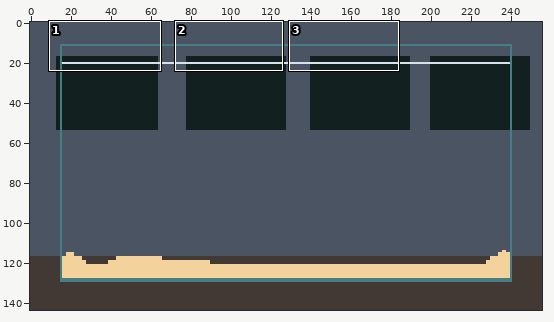
File history of a pixel-art file, assets/art/aquarium.aseprite. Above, an overview of the earlier version with the close-up marked.
Close-up. Before:
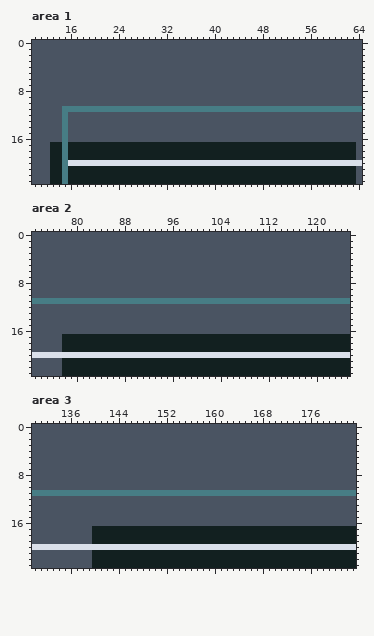
256x144 pixels, 1 frame. Shown: area 1: x 10..64, y 0..23; area 2: x 73..125, y 0..23; area 3: x 130..183, y 0..23. The commit also changed other parts of the picture, which this record leaves out.
After:
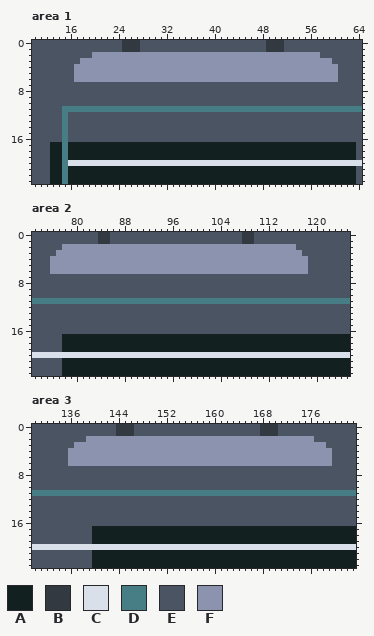
Palette (. is transparent): A #122020  B #333941  C #dae0ea  D #477d85  E #4a5462  F #8b93af
From the commit log: Added ceiling lights
Change:
layer "Lights" added
--- area 1, layer "Lights"
@@ x 10..64 @@
- 0 EEEEEEEEEEEEEEEEEEEEEEEEEEEEEEEEEEEEEEEEEEEEEEEEEEEEEEE
- 1 EEEEEEEEEEEEEEEEEEEEEEEEEEEEEEEEEEEEEEEEEEEEEEEEEEEEEEE
- 2 EEEEEEEEEEEEEEEEEEEEEEEEEEEEEEEEEEEEEEEEEEEEEEEEEEEEEEE
- 3 EEEEEEEEEEEEEEEEEEEEEEEEEEEEEEEEEEEEEEEEEEEEEEEEEEEEEEE
- 4 EEEEEEEEEEEEEEEEEEEEEEEEEEEEEEEEEEEEEEEEEEEEEEEEEEEEEEE
- 5 EEEEEEEEEEEEEEEEEEEEEEEEEEEEEEEEEEEEEEEEEEEEEEEEEEEEEEE
- 6 EEEEEEEEEEEEEEEEEEEEEEEEEEEEEEEEEEEEEEEEEEEEEEEEEEEEEEE
+ 0 EEEEEEEEEEEEEEEBBBEEEEEEEEEEEEEEEEEEEEEBBBEEEEEEEEEEEEE
+ 1 EEEEEEEEEEEEEEEBBBEEEEEEEEEEEEEEEEEEEEEBBBEEEEEEEEEEEEE
+ 2 EEEEEEEEEEFFFFFFFFFFFFFFFFFFFFFFFFFFFFFFFFFFFFFFEEEEEEE
+ 3 EEEEEEEEFFFFFFFFFFFFFFFFFFFFFFFFFFFFFFFFFFFFFFFFFFEEEEE
+ 4 EEEEEEEFFFFFFFFFFFFFFFFFFFFFFFFFFFFFFFFFFFFFFFFFFFFEEEE
+ 5 EEEEEEEFFFFFFFFFFFFFFFFFFFFFFFFFFFFFFFFFFFFFFFFFFFFEEEE
+ 6 EEEEEEEFFFFFFFFFFFFFFFFFFFFFFFFFFFFFFFFFFFFFFFFFFFFEEEE
  7 EEEEEEEEEEEEEEEEEEEEEEEEEEEEEEEEEEEEEEEEEEEEEEEEEEEEEEE
--- area 2, layer "Lights"
@@ x 73..125 @@
- 0 EEEEEEEEEEEEEEEEEEEEEEEEEEEEEEEEEEEEEEEEEEEEEEEEEEEEE
- 1 EEEEEEEEEEEEEEEEEEEEEEEEEEEEEEEEEEEEEEEEEEEEEEEEEEEEE
- 2 EEEEEEEEEEEEEEEEEEEEEEEEEEEEEEEEEEEEEEEEEEEEEEEEEEEEE
- 3 EEEEEEEEEEEEEEEEEEEEEEEEEEEEEEEEEEEEEEEEEEEEEEEEEEEEE
- 4 EEEEEEEEEEEEEEEEEEEEEEEEEEEEEEEEEEEEEEEEEEEEEEEEEEEEE
- 5 EEEEEEEEEEEEEEEEEEEEEEEEEEEEEEEEEEEEEEEEEEEEEEEEEEEEE
- 6 EEEEEEEEEEEEEEEEEEEEEEEEEEEEEEEEEEEEEEEEEEEEEEEEEEEEE
+ 0 EEEEEEEEEEEBBEEEEEEEEEEEEEEEEEEEEEEBBEEEEEEEEEEEEEEEE
+ 1 EEEEEEEEEEEBBEEEEEEEEEEEEEEEEEEEEEEBBEEEEEEEEEEEEEEEE
+ 2 EEEEEFFFFFFFFFFFFFFFFFFFFFFFFFFFFFFFFFFFFFFFEEEEEEEEE
+ 3 EEEEFFFFFFFFFFFFFFFFFFFFFFFFFFFFFFFFFFFFFFFFFEEEEEEEE
+ 4 EEEFFFFFFFFFFFFFFFFFFFFFFFFFFFFFFFFFFFFFFFFFFFEEEEEEE
+ 5 EEEFFFFFFFFFFFFFFFFFFFFFFFFFFFFFFFFFFFFFFFFFFFEEEEEEE
+ 6 EEEFFFFFFFFFFFFFFFFFFFFFFFFFFFFFFFFFFFFFFFFFFFEEEEEEE
  7 EEEEEEEEEEEEEEEEEEEEEEEEEEEEEEEEEEEEEEEEEEEEEEEEEEEEE
--- area 3, layer "Lights"
@@ x 130..183 @@
- 0 EEEEEEEEEEEEEEEEEEEEEEEEEEEEEEEEEEEEEEEEEEEEEEEEEEEEEE
- 1 EEEEEEEEEEEEEEEEEEEEEEEEEEEEEEEEEEEEEEEEEEEEEEEEEEEEEE
- 2 EEEEEEEEEEEEEEEEEEEEEEEEEEEEEEEEEEEEEEEEEEEEEEEEEEEEEE
- 3 EEEEEEEEEEEEEEEEEEEEEEEEEEEEEEEEEEEEEEEEEEEEEEEEEEEEEE
- 4 EEEEEEEEEEEEEEEEEEEEEEEEEEEEEEEEEEEEEEEEEEEEEEEEEEEEEE
- 5 EEEEEEEEEEEEEEEEEEEEEEEEEEEEEEEEEEEEEEEEEEEEEEEEEEEEEE
- 6 EEEEEEEEEEEEEEEEEEEEEEEEEEEEEEEEEEEEEEEEEEEEEEEEEEEEEE
+ 0 EEEEEEEEEEEEEEBBBEEEEEEEEEEEEEEEEEEEEEBBBEEEEEEEEEEEEE
+ 1 EEEEEEEEEEEEEEBBBEEEEEEEEEEEEEEEEEEEEEBBBEEEEEEEEEEEEE
+ 2 EEEEEEEEEFFFFFFFFFFFFFFFFFFFFFFFFFFFFFFFFFFFFFFEEEEEEE
+ 3 EEEEEEEFFFFFFFFFFFFFFFFFFFFFFFFFFFFFFFFFFFFFFFFFFEEEEE
+ 4 EEEEEEFFFFFFFFFFFFFFFFFFFFFFFFFFFFFFFFFFFFFFFFFFFFEEEE
+ 5 EEEEEEFFFFFFFFFFFFFFFFFFFFFFFFFFFFFFFFFFFFFFFFFFFFEEEE
+ 6 EEEEEEFFFFFFFFFFFFFFFFFFFFFFFFFFFFFFFFFFFFFFFFFFFFEEEE
  7 EEEEEEEEEEEEEEEEEEEEEEEEEEEEEEEEEEEEEEEEEEEEEEEEEEEEEE
Pixel boxes of the changes (left, top, right, bottom) in both close-ups:
changed: (74, 40, 338, 82)
changed: (50, 232, 308, 274)
changed: (68, 424, 332, 466)
